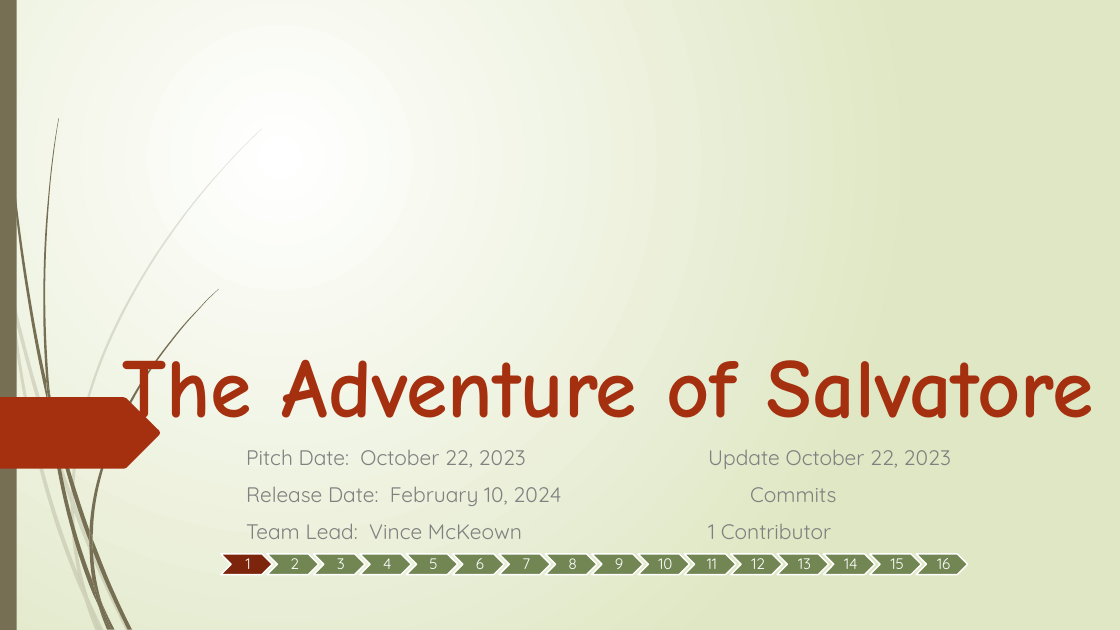
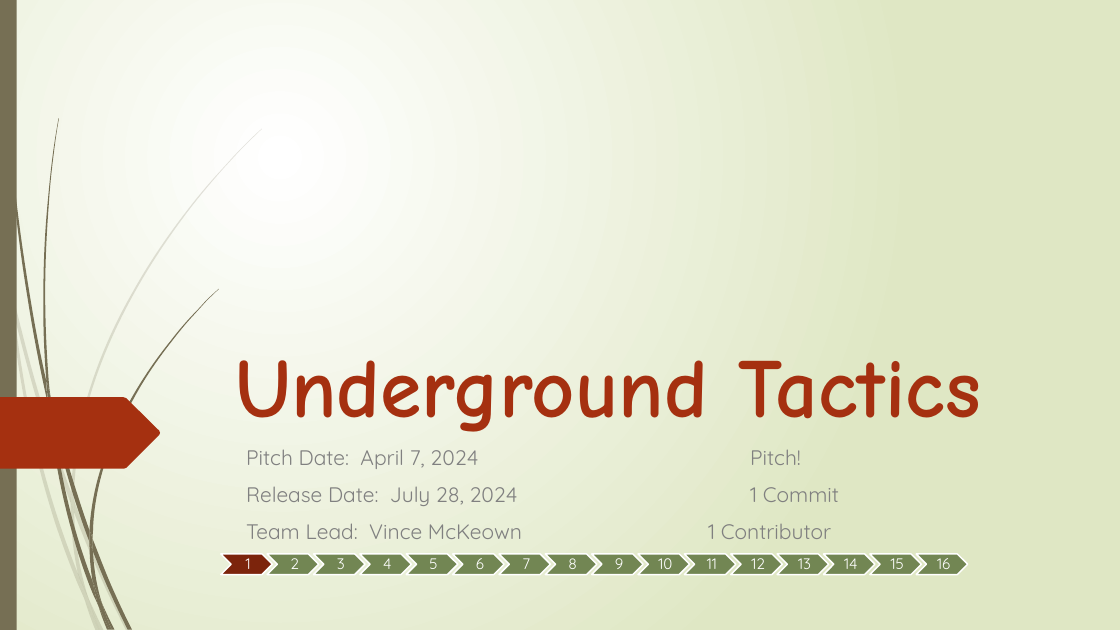
Before and after one commit to gamkedo-la/solo-practice-sandbox-js_only, a slide deck: slide 1 of vince_mckeown/DungeonExplorer/slides/pitch.pptx. Drawn at 1120x630 pixels with LibreOffice and Linux fonts; fonts in the diff are those of the drawing; background and template pictures are left out. Boxes give left, top, right and bottom in pixels: in the first picture for what was removed or moved away, otherwise in the second. Text is boxed around its words. In the diff, an @@ line names an element or a change of style, - is before the commit and + after.

```diff
--- a/vince_mckeown/DungeonExplorer/slides/pitch.pptx
+++ b/vince_mckeown/DungeonExplorer/slides/pitch.pptx
@@ title at bbox=[235, 360, 981, 432]: text changed @@
-The Adventure of Salvatore
+Underground Tactics
@@ subtitle at bbox=[246, 449, 839, 506]: text changed @@
-Pitch Date: October 22, 2023 Update October 22, 2023
-Release Date: February 10, 2024 Commits
+Pitch Date: April 7, 2024 Pitch!
+Release Date: July 28, 2024 1 Commit
```
Also in this commit, not shown: 5 other slides changed, 2 other files.
